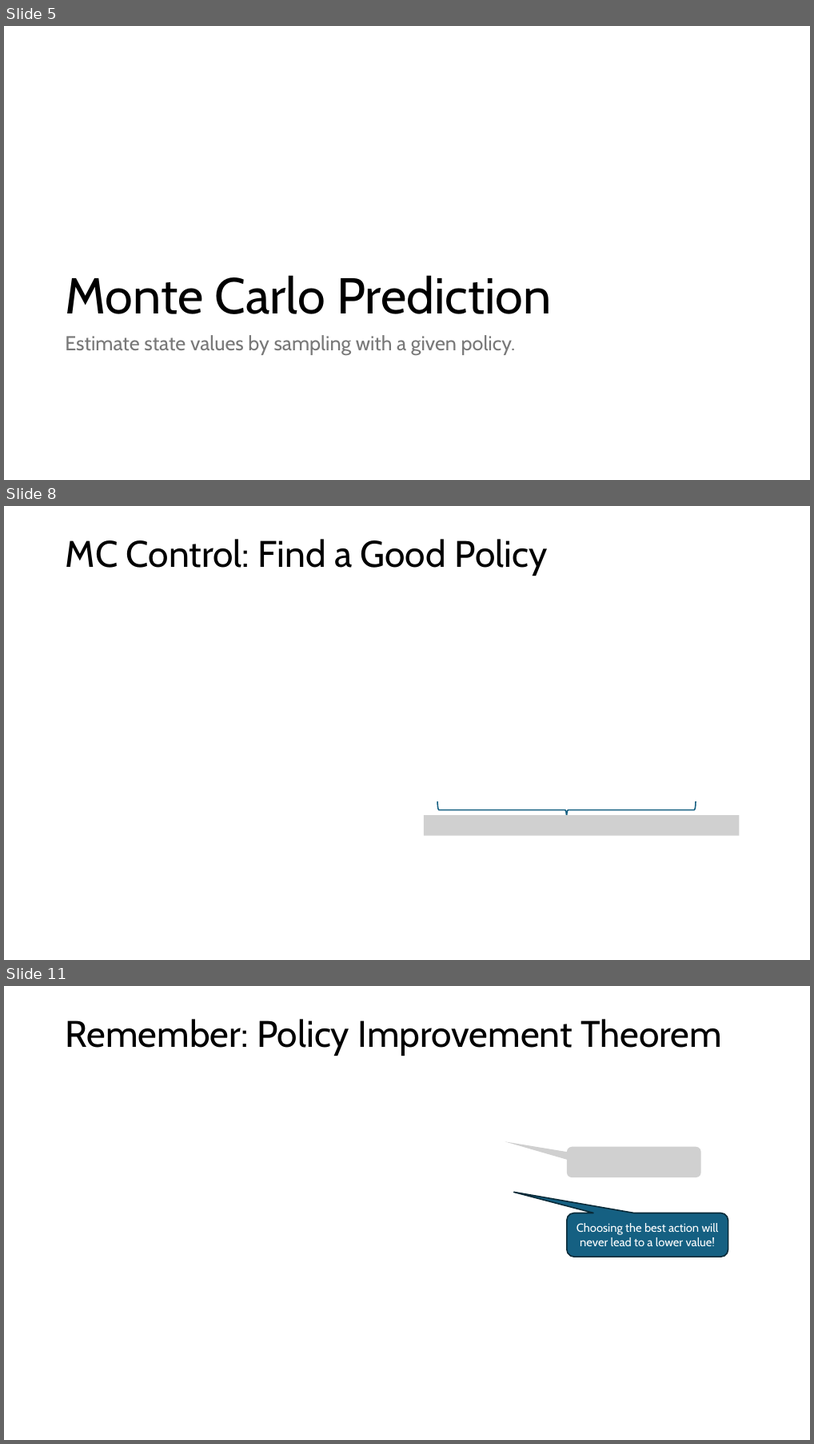
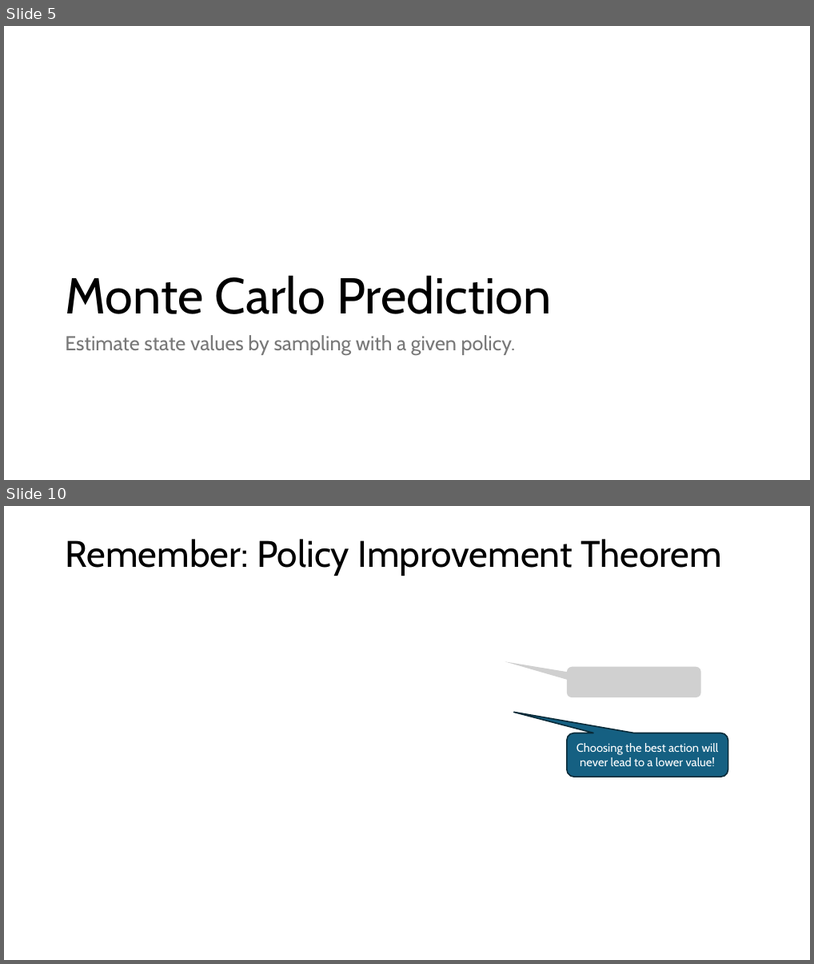
Before and after one commit to mhahsler/Introduction_to_Reinforcement_Learning, a slide deck: slides/Lecture_Chapter05.pptx. Shown one above the other, each under a label of ours: slides 5, 8 and 11 before the commit, slides 5 and 10 after it; the slides between them are not shown. The pictures are 814x1444 and 814x964 pixels, drawn with LibreOffice and Linux fonts; fonts in the diff are those of the drawing; grey boxes stand for pictures. Boxes give left, top, right and bottom in pixels: in the first picture for what was removed or moved away, otherwise in the second. Text is boxed around its words. In the diff, an @@ line names an element or a change of style, - is before the commit and + after.

```diff
--- a/slides/Lecture_Chapter05.pptx
+++ b/slides/Lecture_Chapter05.pptx
@@ slide 8 removed at <box>4,506,810,960</box>, background #FFFFFF @@
@@ title removed at <box>66,539,547,576</box> @@
-MC Control: Find a Good Policy
@@ picture removed at <box>424,815,740,836</box> @@
@@ right brace removed at <box>438,801,696,819</box> @@
@@ what was slide 11 is now slide 10 @@
```
Also in this commit, not shown: 8 slides changed, 1 slide added, 2 other files.
